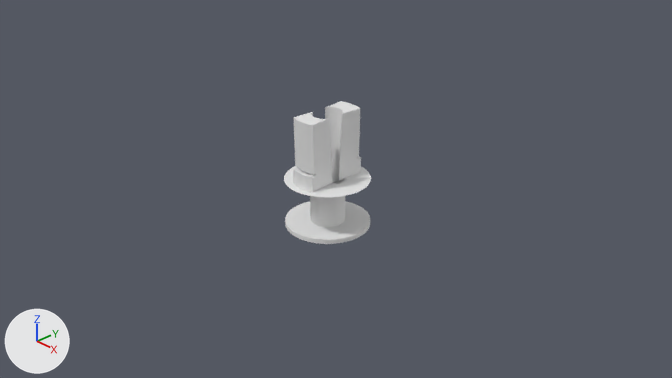
What one commit did to the Blender file intermediate_conditioner_water.blend.
Camera for both pictures: the file's camera 'Camera'. Lighting does not change. The marker at lower left points along +X, +Y and +Z.

The older version as bpy lines, for what is in view:
```python
me_circle_001 = bpy.data.meshes.new('Circle.001')
me_circle_001.from_pydata(...)  # 256 vertices, 256 faces; spans x -0.0187..0.0187, y -0.0187..0.0187, z -0.022..0.0
me_circle_005 = bpy.data.meshes.new('Circle.005')
me_circle_005.from_pydata(...)  # 114 vertices, 80 faces; spans x -0.0187..0.0187, y -0.0187..0.0187, z 0.0
me_circle_006 = bpy.data.meshes.new('Circle.006')
me_circle_006.from_pydata(...)  # 72 vertices, 67 faces, 1 loose edge; spans x 0.0..0.0059, y -0.0155..0.0, z 0.0..0.03
ob_anschluss_aussen = bpy.data.objects.new('anschluss_aussen', me_circle_001)
ob_anschluss_aussen.location = (0.0, 0.0, 0.0)
ob_zwischen_stueck = bpy.data.objects.new('zwischen_stueck', me_circle_005)
ob_zwischen_stueck.location = (0.0, 0.0, 0.0)
ob_zwischen_stueck_001 = bpy.data.objects.new('zwischen_stueck.001', me_circle_006)
ob_zwischen_stueck_001.location = (0.0, 0.0, 0.0)
_m = ob_zwischen_stueck_001.modifiers.new('Mirror', 'MIRROR')
_m.use_axis = (True, True, False)
```
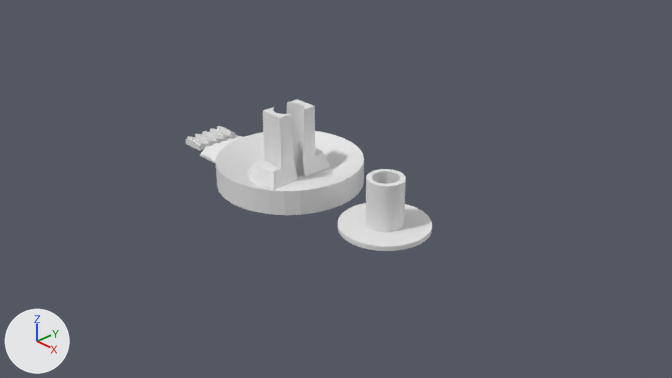
Pixel boxes (x1, y1, x2, y2) of what changed, in the pictures (672 x 378 px):
'zwischen_stueck', reshaped, moved: before (284, 166, 371, 198); after (216, 131, 364, 215)
'zwischen_stueck.001', reshaped, moved (19% wider): before (293, 101, 361, 192); after (249, 99, 330, 190)
'anschluss_aussen', moved: before (285, 173, 370, 244); after (338, 169, 432, 251)
'zwischen_stueck.003', added: after (185, 126, 238, 151)
'zwischen_stueck.002', added: after (200, 136, 242, 163)
part 2 of me_circle_005, built on: after (216, 131, 364, 215)

Edits to the bpy script that builds the scene:
```text
Change me_circle_001:
    where me_circle_001.from_pydata(...)  # 256 vertices, 256 faces; spans x -0.0187..0.0187, y -0.0187..0.0187, z -0.022..0.0
    used by ob_anschluss_aussen; location = (0.0, 0.0, 0.0)
    me_circle_001 part 1: the whole mesh is moved by (0.0, 0.0, 0.022)
Change me_circle_005:
    used by ob_zwischen_stueck; location = (0.0, 0.0, 0.0)
    remove me_circle_005.from_pydata(...)  # 114 vertices, 80 faces; spans x -0.0187..0.0187, y -0.0187..0.0187, z 0.0
    add me_circle_005.from_pydata(...)  # 320 vertices, 320 faces; spans x -0.032..0.032, y -0.032..0.032, z 0.0..0.0109
    me_circle_005 part 2
    18 vertices are removed from x -0.0059..0.0059, y -0.0155..-0.0021, z 0.0
    16 faces are deleted
    96 vertices are added at x -0.032..0.032, y -0.032..0.032, z 0.002..0.004
    32 new vertices lie (0.0, 0.0, 0.002) away from vertices in x -0.0054..0.0054, y -0.0054..0.0054, z 0.0
    32 new vertices lie (0.0, 0.0, 0.002) away from vertices in x -0.0054..0.0054, y -0.0054..0.0054, z 0.002
    32 new vertices lie (0.0, 0.0, 0.0089) away from vertices in x -0.032..0.032, y -0.032..0.032, z 0.002
    32 new vertices lie (0.0, 0.0, -0.002) away from vertices in x -0.032..0.032, y -0.032..0.032, z 0.002
    256 new faces join them
Change me_circle_006:
    used by ob_zwischen_stueck_001; location = (0.0, 0.0, 0.0)
    remove me_circle_006.from_pydata(...)  # 72 vertices, 67 faces, 1 loose edge; spans x 0.0..0.0059, y -0.0155..0.0, z 0.0..0.03
    add me_circle_006.from_pydata(...)  # 210 vertices, 195 faces; spans x 0.0..0.0082, y -0.0176..-0.0021, z 0.0..0.03
    me_circle_006 part 3: 16 vertices moved from x 0.0..0.0059, y -0.0142..-0.0021, z 0.0..0.03 to x 0.0..0.0073, y -0.0097..-0.0021, z 0.0..0.03; 19 vertices removed from x 0.0..0.0059, y -0.0155..0.0, z 0.0..0.03; 157 vertices added at x 0.0..0.0082, y -0.0176..-0.0025, z 0.0..0.03
Add me_circle_003:
    me_circle_003.from_pydata(...)  # 354 vertices, 354 faces; spans x -0.0056..0.0056, y -0.0049..0.0, z -0.01..0.013
Add me_circle_002:
    me_circle_002.from_pydata(...)  # 354 vertices, 354 faces; spans x -0.0056..0.0056, y 0.0..0.0049, z -0.0098..0.0132
Change ob_anschluss_aussen:
    ob_anschluss_aussen.location: (0.0, 0.0, 0.0) -> (0.0422, -0.0082, -0.0043)
Change ob_zwischen_stueck:
    ob_zwischen_stueck.location: (0.0, 0.0, 0.0) -> (-0.0155, -0.0077, -0.0043)
Change ob_zwischen_stueck_001:
    ob_zwischen_stueck_001.location: (0.0, 0.0, 0.0) -> (-0.0155, -0.0077, -0.0003)
Add ob_zwischen_stueck_003:
    ob_zwischen_stueck_003 = bpy.data.objects.new('zwischen_stueck.003', me_circle_003)
    ob_zwischen_stueck_003.location = (-0.0746, -0.0077, -0.0043)
    ob_zwischen_stueck_003.rotation_euler = (-1.571, 0.0, 0.0)  # degrees (-90, 0, 0)
Add ob_zwischen_stueck_002:
    ob_zwischen_stueck_002 = bpy.data.objects.new('zwischen_stueck.002', me_circle_002)
    ob_zwischen_stueck_002.location = (-0.0588, -0.0077, -0.0043)
    ob_zwischen_stueck_002.rotation_euler = (1.571, 0.0, 0.0)  # degrees (90, 0, 0)
```
